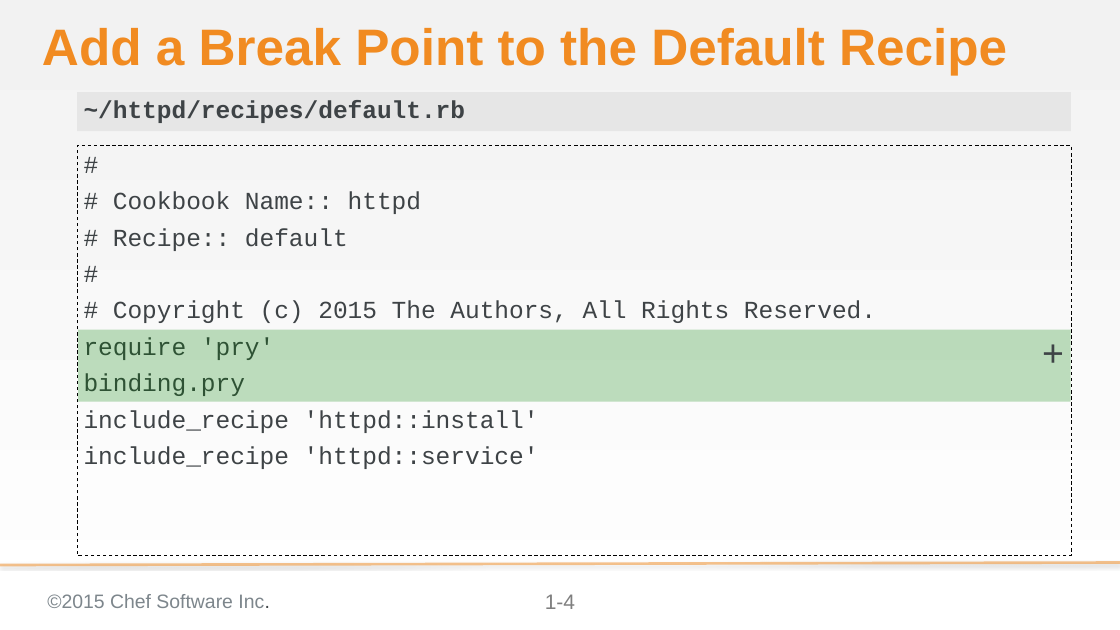
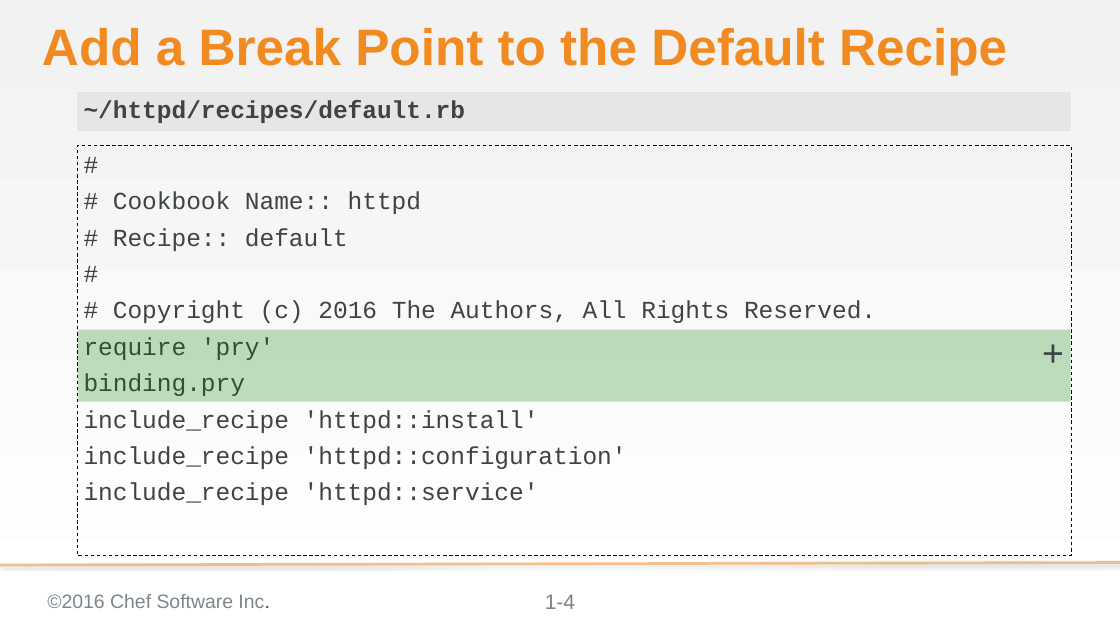
Before and after one commit to chef-training/test_driven_cookbook_development, a slide deck: slide 4 of 08-refactoring_for_multiple_platforms.pptx. Drawn at 1120x630 pixels with LibreOffice and Linux fonts; fonts in the diff are those of the drawing; background and template pictures are left out. Boxes give left, top, right and bottom in pixels: in the first picture for what was removed or moved away, otherwise in the second. Text is boxed around its words. In the diff, an @@ line names an element or a change of style, - is before the commit and + after.

Commit message:
Update 08 Refactoring Multiple Platforms is now conceptual slide
Way more yak than ever before. This yak has a spiritual side.
Includes the acknowledgement and lab associated with the configuration recipe. This creates a good conversation as the learner will refactor and then undo the change and talk about it.
Made the first experience with pry a group activity

```diff
--- a/08-refactoring_for_multiple_platforms.pptx
+++ b/08-refactoring_for_multiple_platforms.pptx
@@ text at bbox=[113, 301, 876, 323]: text changed @@
-# Copyright (c) 2015 The Authors, All Rights Reserved.
+# Copyright (c) 2016 The Authors, All Rights Reserved.
@@ text at bbox=[84, 446, 627, 469]: paragraph added @@
+include_recipe 'httpd::configuration'
@@ text at bbox=[47, 594, 269, 608]: text changed @@
-©2015 Chef Software Inc.
+©2016 Chef Software Inc.
```
Also in this commit, not shown: 33 other slides changed, 13 slides added.
